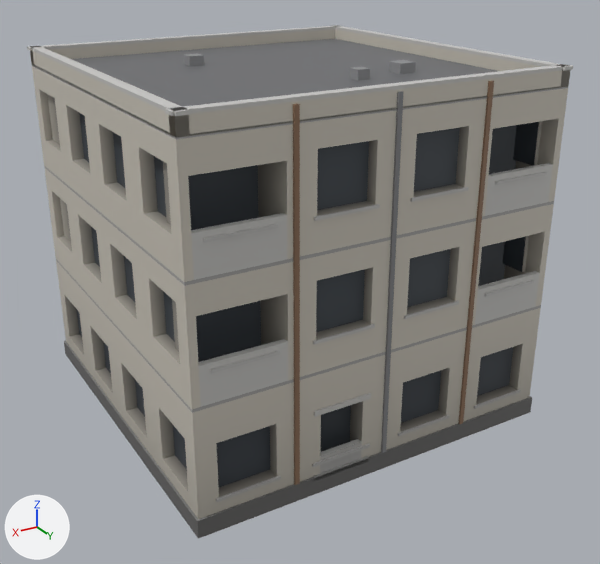
What one commit did to the glTF model assets/props/building_corner.glb.
The view is the same before and after, from a 50 mm lens placed at (11.76, 20.66, 13.73), pointed at (-0.16, 0.8, 3.8). Every picture has the same lights, and +X, +Y and +Z are marked at lower left. The older version comes first. Vertices at exactly the same position are counted once.

In view in the first picture: 'building_corner.001'.
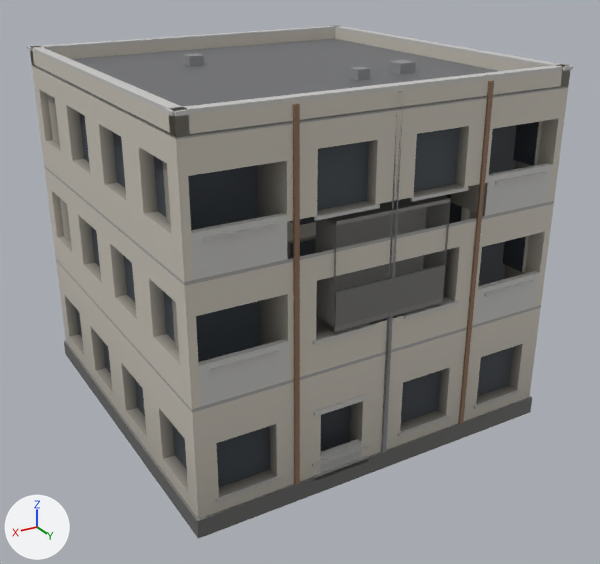
Changed parts and their boxes (x1, y1, x2, y2) in the pictures (600 x 564 px):
part 1 of me_building_corner_001, added
    after: (316, 298, 443, 332)
part 2 of me_building_corner_001, added
    after: (327, 196, 450, 225)
part 3 of me_building_corner_001, added
    after: (335, 264, 445, 327)
part 4 of me_building_corner_001, reshaped
    before: (287, 183, 488, 332)
    after: (316, 196, 451, 332)
part 5 of me_building_corner_001, deleted
    before: (381, 92, 404, 449)

The change in detail:
me_building_corner_001 is used by ob_building_corner_001; location (0.0, 0.0, 0.0).
Verts and faces of me_building_corner_001; kept vertices keep their numbers, new ones are numbered from 902.
Before the commit, vertices of me_building_corner_001: 786 (-0.06, 5.46, 0.52), 787 (-0.06, 5.52, 0.52) at pixel (386, 451), 788 (0.06, 5.52, 0.52) at pixel (382, 453), 789 (0.06, 5.46, 0.52) at pixel (380, 451), 790 (-0.06, 5.46, 10.25) at pixel (402, 91).
Before the commit, vertices of me_building_corner_001: 791 (0.06, 5.46, 10.25) at pixel (397, 91), 792 (0.06, 5.52, 10.25) at pixel (399, 92), 793 (-0.06, 5.52, 10.25) at pixel (403, 91).
me_building_corner_001 had 902 vertices, 1388 faces and spanned x -5.57..5.57, y -5.53..5.53, z 0.0..10.39.
me_building_corner_001 now has 928 vertices, 1412 faces and spans x -5.57..5.57, y -5.53..5.53, z 0.0..10.39.
me_building_corner_001 part 1: a new loose piece, a box spanning x -1.7..1.7, y 4.65..5.51, z 4.61..4.75, in mat_defaultmaterial.
me_building_corner_001 part 2: a new loose piece, a box spanning x -1.7..1.7, y 4.652..5.512, z 7.36..7.46, in mat_defaultmaterial.
me_building_corner_001 part 3: a new loose piece, a box spanning x -1.68..1.68, y 5.442..5.532, z 4.75..5.67, in mat_defaultmaterial.
Part 4, on me_building_corner_001:
6 vertices are removed from x -0.56..0.56, y 5.12..5.46, z 5.9..6.06.
18 faces are deleted.
8 vertices are added at x -1.7..1.7, y 4.63..5.53, z 4.61..7.46.
10 new faces join them.
Part 5, on me_building_corner_001:
Faces deleted: (786, 791, 790), (788, 793, 792), (787, 790, 793), (789, 792, 791).
